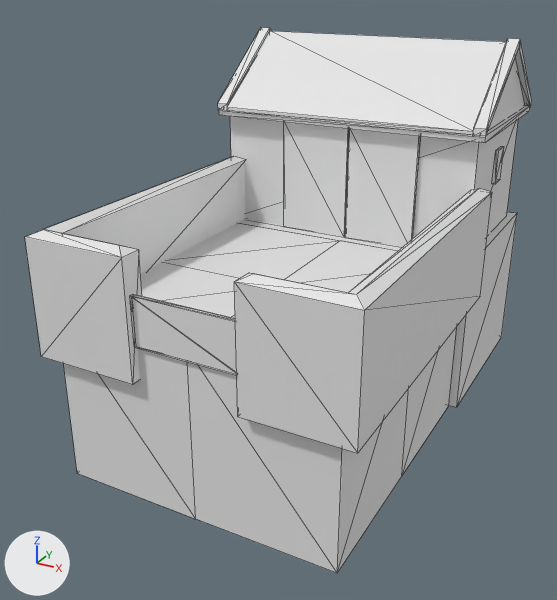
Renders of the COLLADA model art/meshes/structural/syracuse/corral.dae from each side of a commit.
Both versions are drawn from a 50 mm lens placed at (10.09, -22.17, 9.43), pointed at (-0.7, -2.55, -0.38). Every picture has the same lights, and +X, +Y and +Z are marked at lower left. The first picture is the older version. Mesh edges are drawn as thin lines. Where no turn or scale is listed for an object, it has been applied to the vertices.

In view in the first picture: 'corral'.
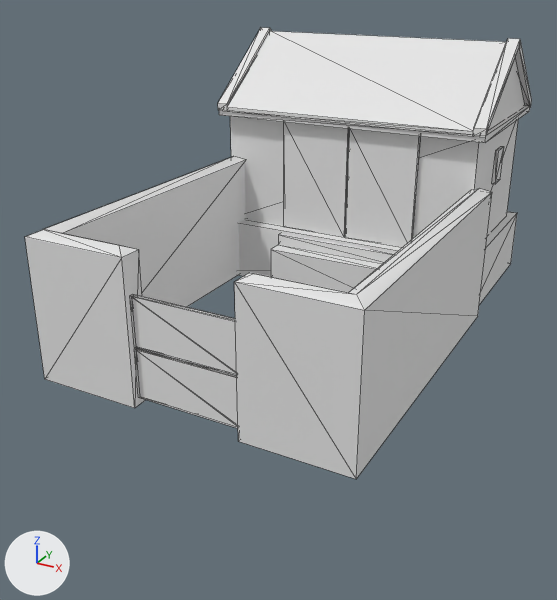
Where the newer file only moved an object's origin or applied its transform, the numbers keep the older frame.

The change, as a diff of the scene's bpy script:
```diff
--- a/art/meshes/structural/syracuse/corral.dae.py
+++ b/art/meshes/structural/syracuse/corral.dae.py
@@ me_cubo_4575 @@
 # used by ob_corral; location = (0.0, 0.0, 0.0)
-me_cubo_4575.from_pydata(...)  # 201 vertices, 294 faces; spans x -4.7..4.8, y -8.9..6.4, z -4.3..7.2
+me_cubo_4575.from_pydata(...)  # 200 vertices, 294 faces; spans x -4.7..4.8, y -8.9..6.4, z -1.2..7.2
+# me_cubo_4575 part 1: the loose piece of 16 vertices spanning x -1.5..1.7, y -8.7..-8.6, z 0.5..1.9 is copied, and the copy is moved by (0.0, 0.0, -1.5); it spans x -1.5..1.7, y -8.7..-8.6, z -0.9..0.5
+# me_cubo_4575 part 2: the loose piece of 17 vertices spanning x -4.1..4.3, y -8.6..0.4, z -4.3..0.8 is deleted
+# me_cubo_4575 part 3
+# 4 vertices are removed from x -2.3..2.4, y -0.3..0.9, z 0.0
+# 14 faces are deleted
+# 12 vertices in x -4.6..4.8, y -8.9..1.0, z -0.5 move by (0.0, 0.0, -0.7)
+# 4 vertices in x -4.7..4.5, y 0.4..6.4, z -4.3 move by (0.0, 0.0, 3.1)
+# 2 vertices move from x -2.3..2.4, y -0.3..0.9, z 0.0 to x -2.3..2.4, y -0.3..0.9, z -0.9
+# 4 vertices are added at (-2.3, 0.9, -0.9), (2.4, 0.3, -0.9), (-2.3, 0.3, -0.9), (2.4, -0.3, -0.9)
+# 10 new faces join them
 me_cubo_4575.materials.append(mat_textura_siracusa)
```

Where the change shows, as pixel boxes (x1, y1, x2, y2) in the pictures (557 x 600 px; the box of a moved part takes in the faces that stretch with it):
'corral', reshaped (17% shorter): before (25, 28, 532, 573); after (25, 28, 532, 479)
part 1 of me_cubo_4575, added: after (135, 348, 238, 428)
part 2 of me_cubo_4575, deleted: before (63, 223, 457, 573)
part 3 of me_cubo_4575, moved or reshaped: before (25, 161, 517, 453); after (25, 161, 517, 479)
